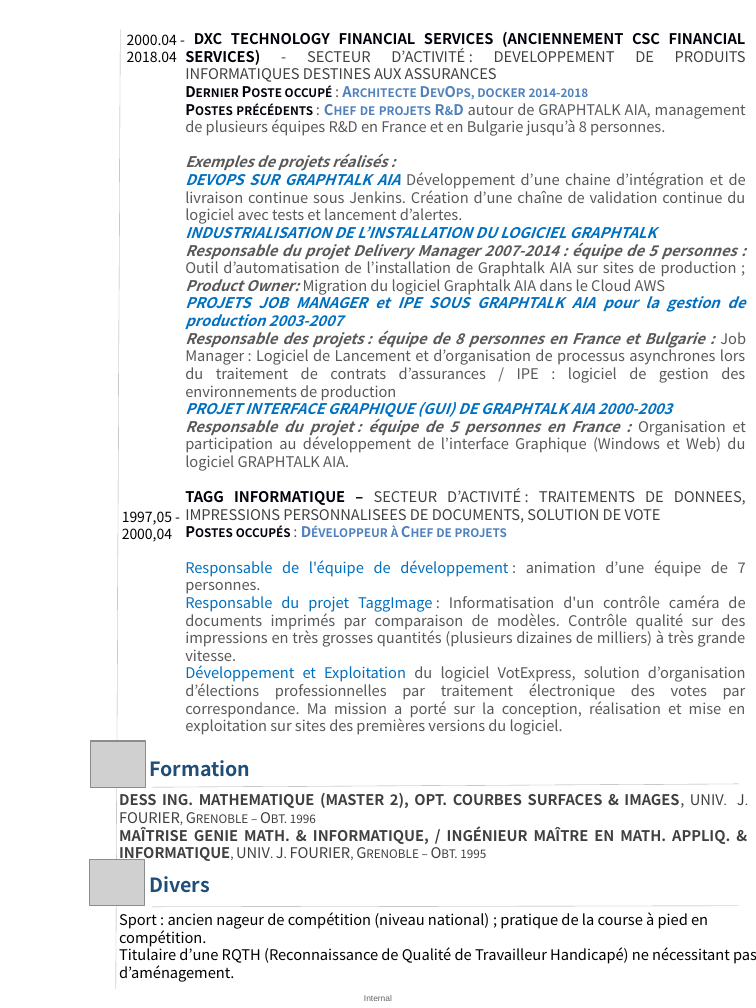
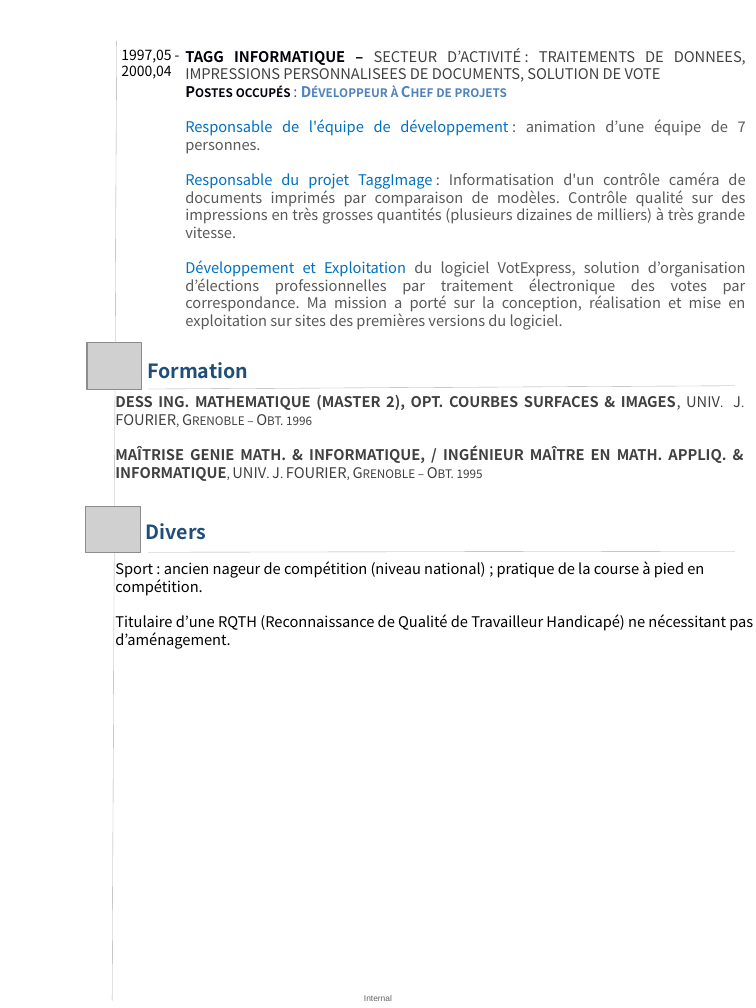
Before and after one commit to Solifred38/cv, a slide deck: slide 3 of CV_FFROMAGER.pptx (slide 2 before the commit). Drawn at 756x1008 pixels with LibreOffice and Linux fonts; fonts in the diff are those of the drawing; grey boxes stand for pictures. Boxes give left, top, right and bottom in pixels: in the first picture for what was removed or moved away, otherwise in the second. Text is boxed around its words. In the diff, an @@ line names an element or a change of style, - is before the commit and + after.

```diff
--- a/CV_FFROMAGER.pptx
+++ b/CV_FFROMAGER.pptx
@@ line moved from (120, 29) - (116, 989) to (117, 41) - (112, 1001) @@
@@ text "1997,05 -": place and size @@
-text "1997,05 -" at box(122, 511, 172, 542)
+text "1997,05 -" at box(121, 49, 171, 79)
@@ text removed at box(127, 34, 177, 62) @@
-2000.04 -
-2018.04
@@ text at box(185, 32, 746, 471): paragraphs removed @@
-DXC TECHNOLOGY FINANCIAL SERVICES (ANCIENNEMENT CSC FINANCIAL SERVICES) - SECTEUR D’ACTIVITÉ : DEVELOPPEMENT DE PRODUITS INFORMATIQUES DESTINES AUX ASSURANCES
-Dernier Poste occupé : Architecte DevOps, docker 2014-2018
-Postes précédents : Chef de projets R&D autour de GRAPHTALK AIA, management de plusieurs équipes R&D en France et en Bulgarie jusqu’à 8 personnes.
-Exemples de projets réalisés :
-DEVOPS SUR GRAPHTALK AIA Développement d’une chaine d’intégration et de livraison continue sous Jenkins. Création d’une chaîne de validation continue du logiciel avec tests et lancement d’alertes.
-INDUSTRIALISATION DE L’INSTALLATION DU LOGICIEL GRAPHTALK
-Responsable du projet Delivery Manager 2007-2014 : équipe de 5 personnes : Outil d’automatisation de l’installation de Graphtalk AIA sur sites de production ; Product Owner: Migration du logiciel Graphtalk AIA dans le Cloud AWS
-PROJETS JOB MANAGER et IPE SOUS GRAPHTALK AIA pour la gestion de production 2003-2007
-Responsable des projets : équipe de 8 personnes en France et Bulgarie : Job Manager : Logiciel de Lancement et d’organisation de processus asynchrones lors du traitement de contrats d’assurances / IPE : logiciel de gestion des environnements de production
-PROJET INTERFACE GRAPHIQUE (GUI) DE GRAPHTALK AIA 2000-2003
-Responsable du projet : équipe de 5 personnes en France : Organisation et participation au développement de l’interface Graphique (Windows et Web) du logiciel GRAPHTALK AIA.
@@ picture: place and size @@
-picture at box(89, 860, 143, 906)
+picture at box(87, 343, 141, 389)
@@ text "Formation": place and size @@
-text "Formation" at box(149, 760, 250, 777)
+text "Formation" at box(147, 362, 248, 379)
@@ text "DESS ING. MATHEMATIQUE (MASTER 2), ..." rewrapped from box(119, 793, 745, 863) to box(115, 395, 741, 481) @@
@@ line moved from (152, 907) - (739, 906) to (148, 389) - (735, 386) @@
@@ picture: place and size @@
-picture at box(91, 741, 145, 787)
+picture at box(86, 506, 140, 552)
@@ text "Divers": place and size @@
-text "Divers" at box(149, 876, 210, 893)
+text "Divers" at box(145, 523, 206, 540)
@@ text "Sport : ancien nageur de ..." rewrapped from box(119, 912, 756, 982) to box(115, 561, 753, 649) @@
@@ line moved from (152, 787) - (739, 784) to (148, 552) - (735, 551) @@
```
Also in this commit, not shown: 1 other slide changed, 1 slide added, 1 other file.
